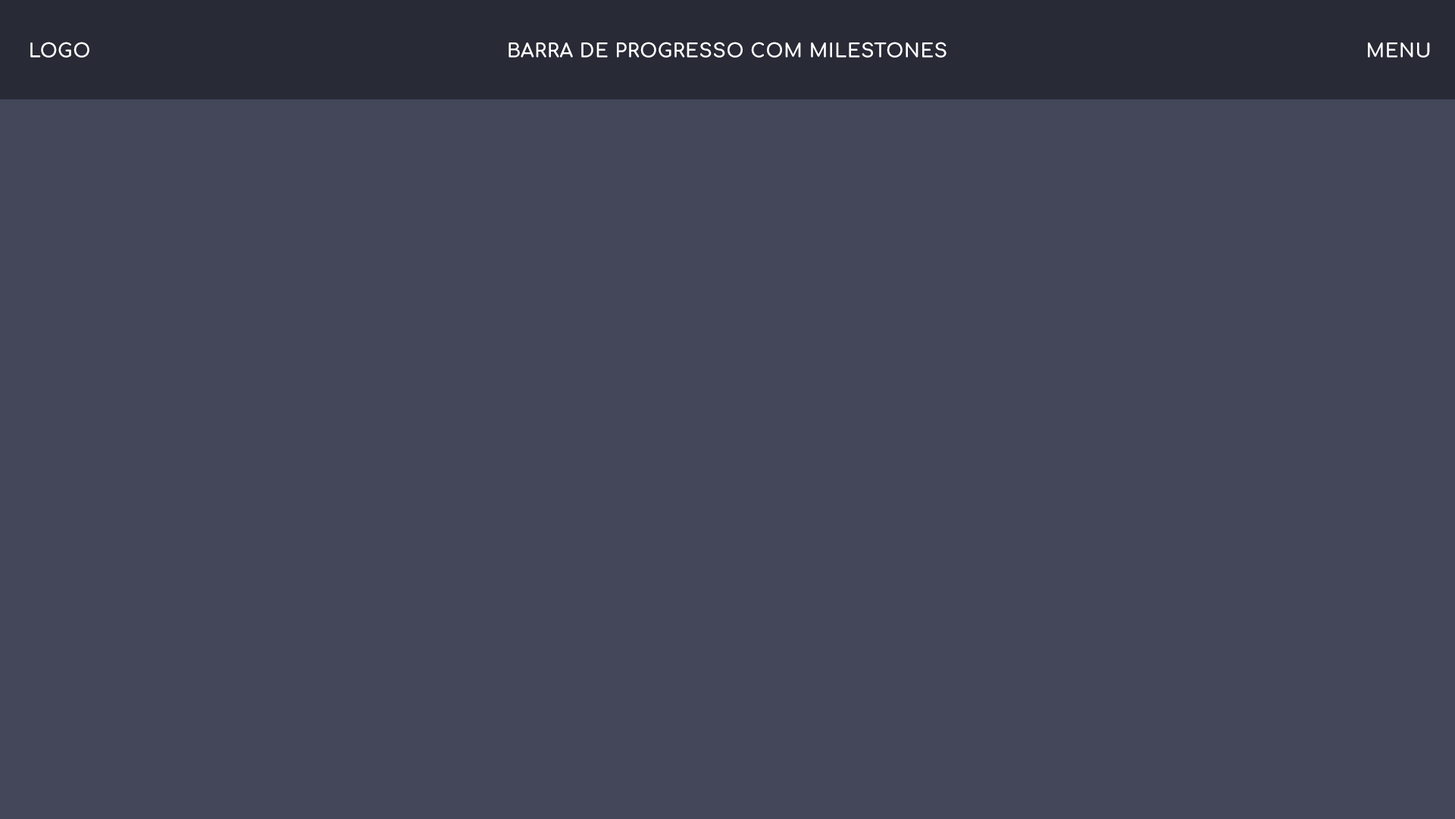
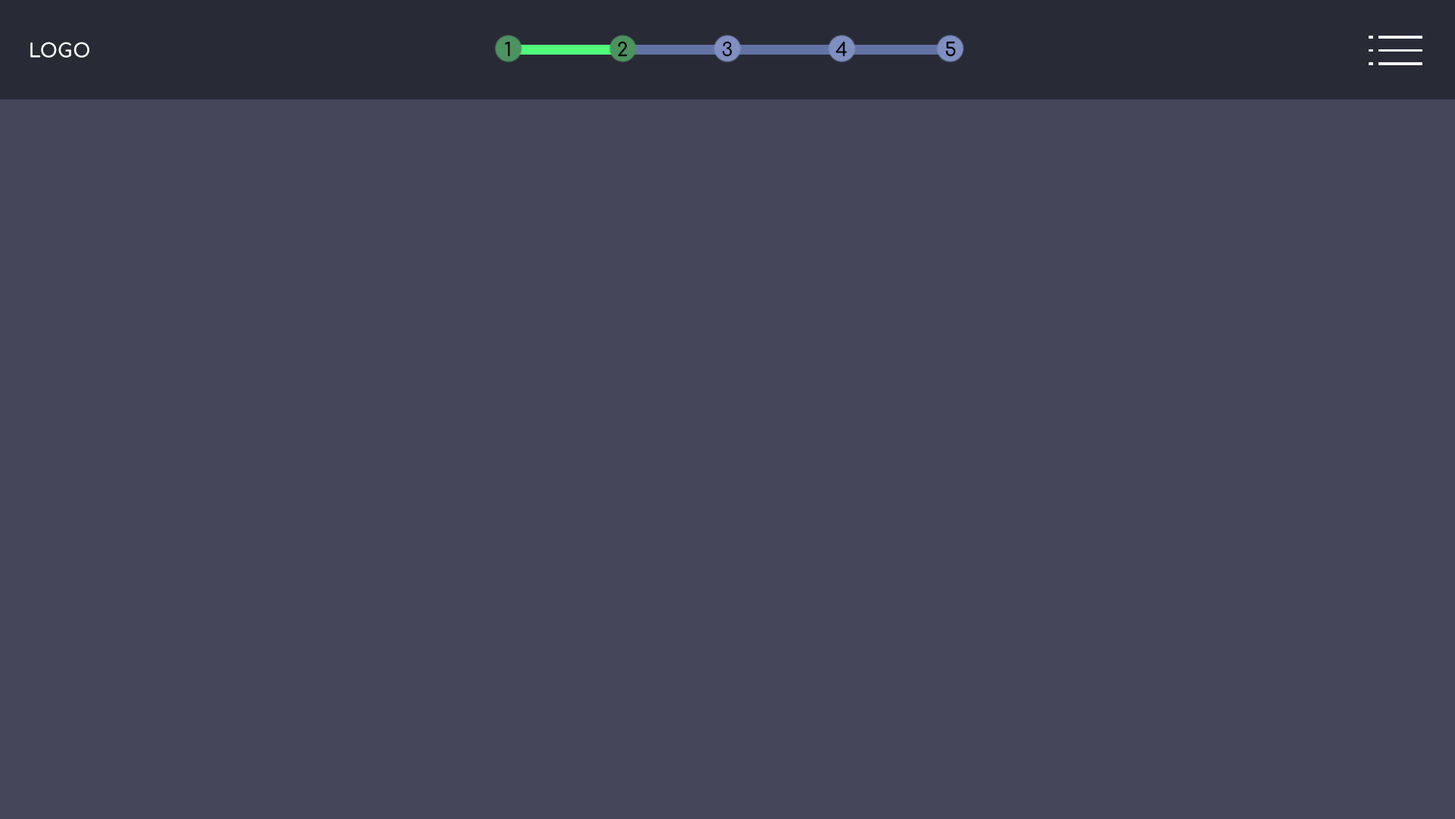
Two versions of the same layered image (1455px x 819px). Layer-by-layer changes:
removed layer "MENU" over 1368, 42, 1431, 58
removed layer "BARRA DE PROGRESSO COM MILESTONES" over 508, 41, 947, 58
added group "progress bar" with 13 layers above "menu" over 494, 34, 965, 63
added layer "5" in group "progress bar" over 945, 40, 956, 57
added layer "4" in group "progress bar" over 835, 40, 848, 57
added layer "3" in group "progress bar" over 722, 40, 733, 57
added layer "2" in group "progress bar" over 617, 40, 628, 57
added layer "1" in group "progress bar" over 504, 40, 511, 57
added group "bolinhas" with 5 layers in group "progress bar" over 494, 34, 965, 63
added layer "Camada 4 copiar 6" in group "bolinhas" over 936, 34, 965, 63
added layer "Camada 4 copiar 5" in group "bolinhas" over 827, 34, 857, 63
added layer "Camada 4 copiar 4" in group "bolinhas" over 713, 34, 743, 63
added layer "Camada 4 copiar 3" in group "bolinhas" over 608, 34, 638, 63
added layer "Camada 4" in group "bolinhas" over 494, 34, 524, 63
added layer "Camada 4 copiar 2" in group "progress bar" over 621, 43, 951, 57
added layer "Camada 4 copiar" in group "progress bar" over 504, 43, 951, 57
added group "menu" with 6 layers above "LOGO" over 1368, 35, 1423, 66
added layer "Camada 5 copiar 5" in group "menu" over 1368, 62, 1374, 66
added layer "Camada 5 copiar 4" in group "menu" over 1368, 49, 1374, 52
added layer "Camada 5 copiar 3" in group "menu" over 1368, 35, 1374, 39
added layer "Camada 5 copiar 2" in group "menu" over 1378, 62, 1423, 66
added layer "Camada 5 copiar" in group "menu" over 1378, 49, 1423, 52
added layer "Camada 5" in group "menu" over 1378, 35, 1423, 39
removed layer "Camada 1" over 494, 34, 1431, 66
